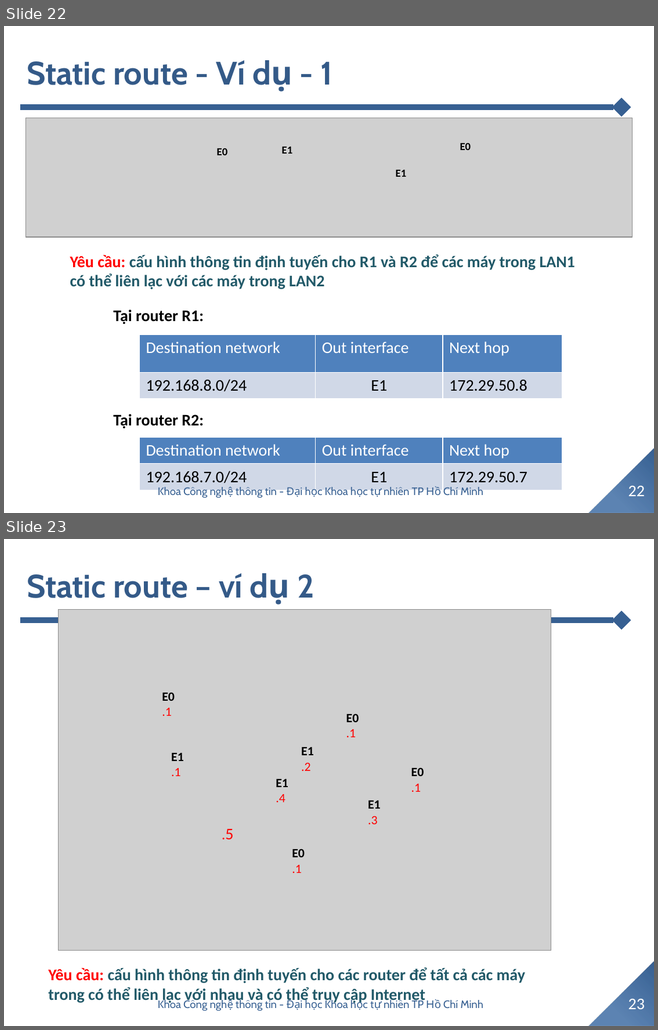
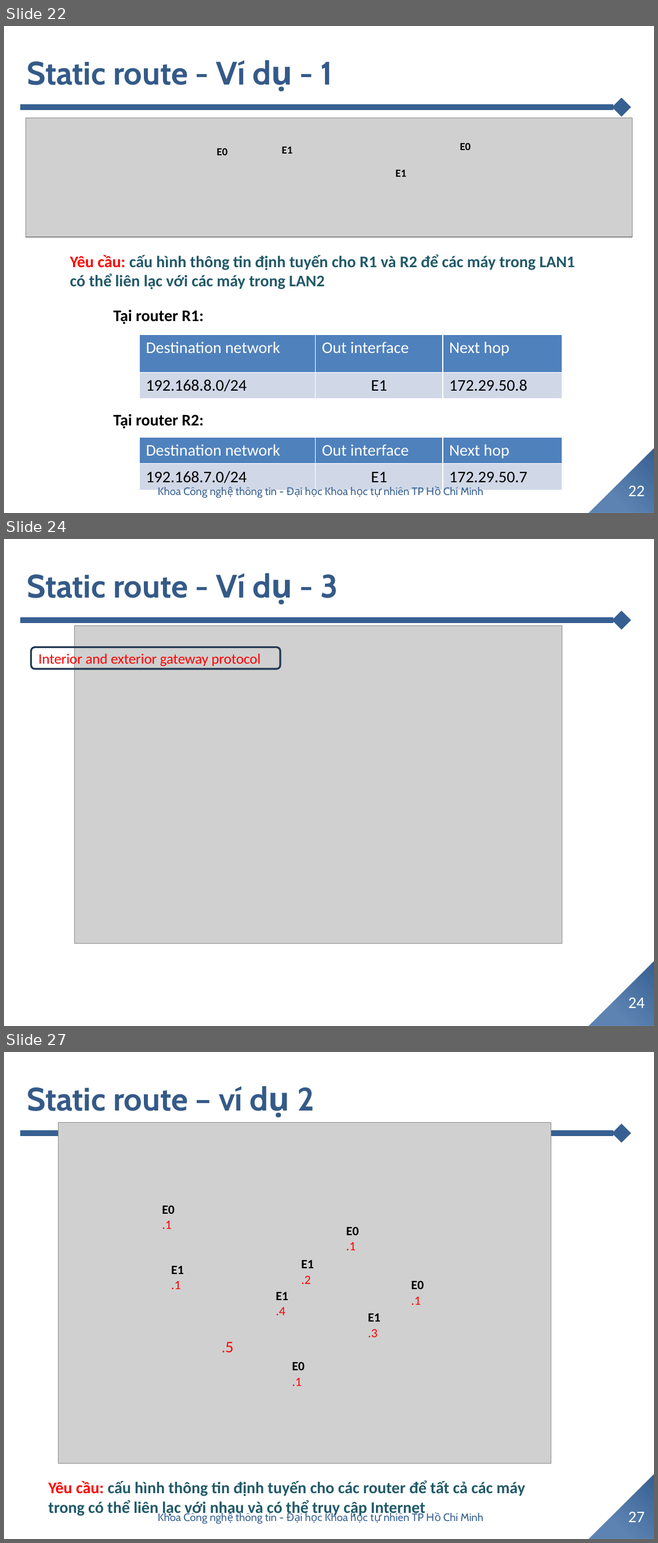
Before and after one commit to TommyandTina/Linux-Lab, a slide deck: APR-2024/0404/05.Network layer.pptx. Shown one above the other, each under a label of ours: slides 22 and 23 before the commit, slides 22, 24 and 27 after it; the slides between them are not shown. The pictures are 658x1030 and 658x1543 pixels, drawn with LibreOffice and Linux fonts; fonts in the diff are those of the drawing; grey boxes stand for pictures; background and template pictures are left out. Boxes give left, top, right and bottom in pixels: in the first picture for what was removed or moved away, otherwise in the second. Text is boxed around its words. In the diff, an @@ line names an element or a change of style, - is before the commit and + after.

```diff
--- a/APR-2024/0404/05.Network layer.pptx
+++ b/APR-2024/0404/05.Network layer.pptx
@@ slide 24 added at bbox=[4, 539, 654, 1026], background #FFFFFF; not listed: 2 template elements that a slide beside it also shows @@
@@ title added at bbox=[27, 573, 338, 598], 36 pt, text #345A88, bold @@
+Static route - Ví dụ - 3
@@ picture added at bbox=[74, 625, 561, 944] @@
@@ rounded rectangle added at bbox=[31, 647, 280, 669], outline #233953 2 pt, 16 pt, text #FF0000 @@
+Interior and exterior gateway protocol
@@ page number added at bbox=[628, 998, 644, 1008], 18 pt, text #FFFFFF @@
+24
@@ what was slide 23 is now slide 27 @@
@@ page number at bbox=[628, 1512, 644, 1522]: text changed @@
-23
+27
```
Also in this commit, not shown: 11 slides changed, 3 other slides added, 1 other file.
